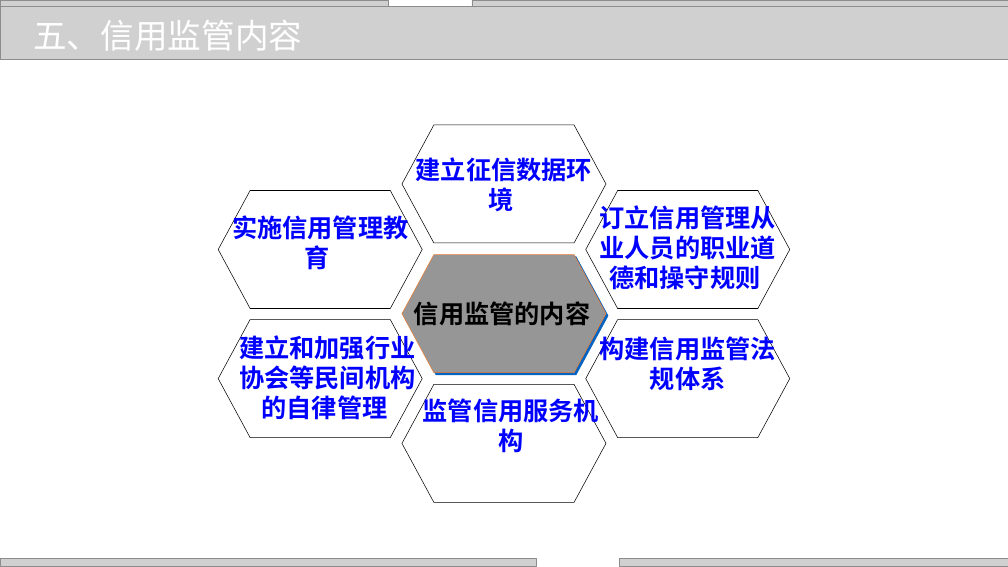
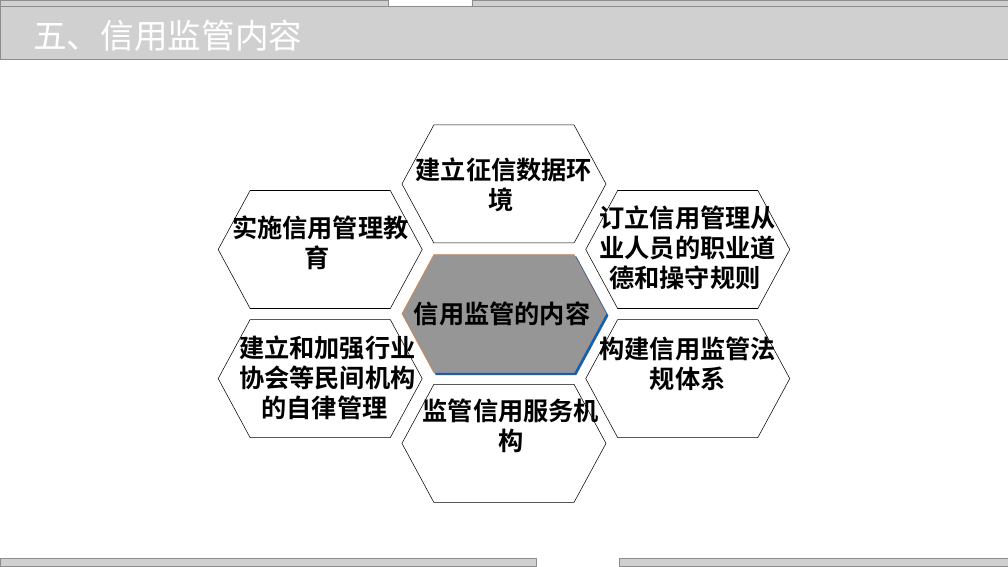
Before and after one commit to zhangjianzhang/internet_credit, a slide deck: slide 8 of files/slides/lecture_22.pptx. Drawn at 1008x567 pixels with LibreOffice and Linux fonts; fonts in the diff are those of the drawing; grey boxes stand for pictures; background and template pictures are left out. Boxes give left, top, right and bottom in pixels: in the first picture for what was removed or moved away, otherwise in the second. Text is boxed around its words. In the diff, an @@ line names an element or a change of style, - is before the commit and + after.

```diff
--- a/files/slides/lecture_22.pptx
+++ b/files/slides/lecture_22.pptx
@@ text colour #0000FF to #000000 in 6 elements at (416,153,592,211), (423,394,599,453), (239,331,415,420), (232,211,408,270), (600,201,776,295), (600,332,776,391) @@
```
Also in this commit, not shown: 3 other slides changed, 17 other files.
